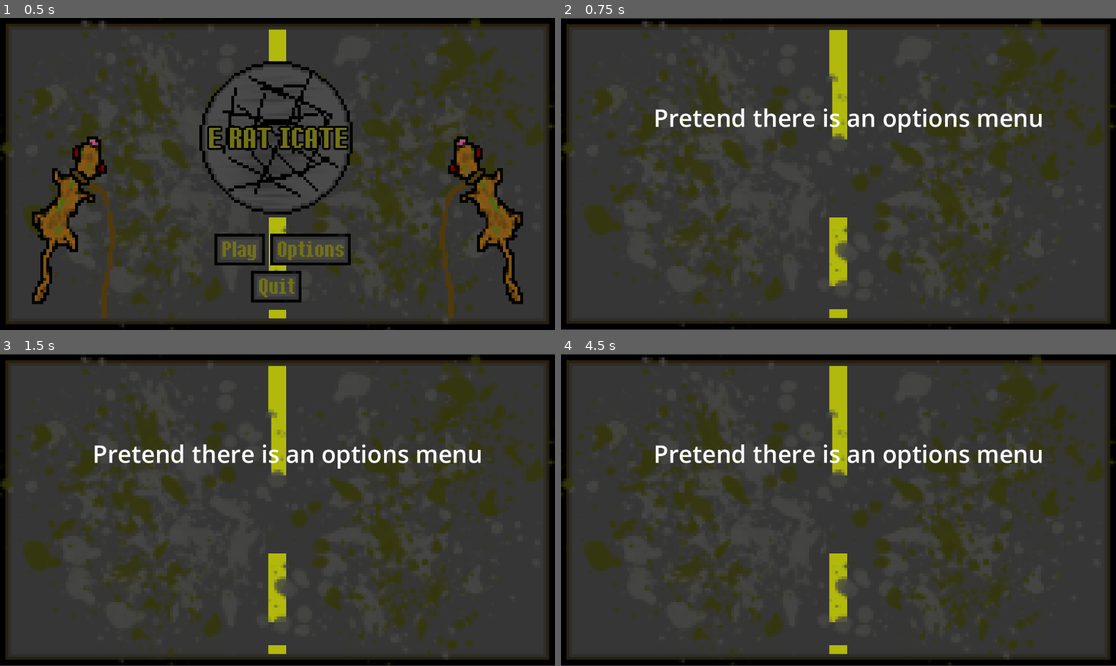
Above: before the commit, frames 1-4 (two rows, left to right).
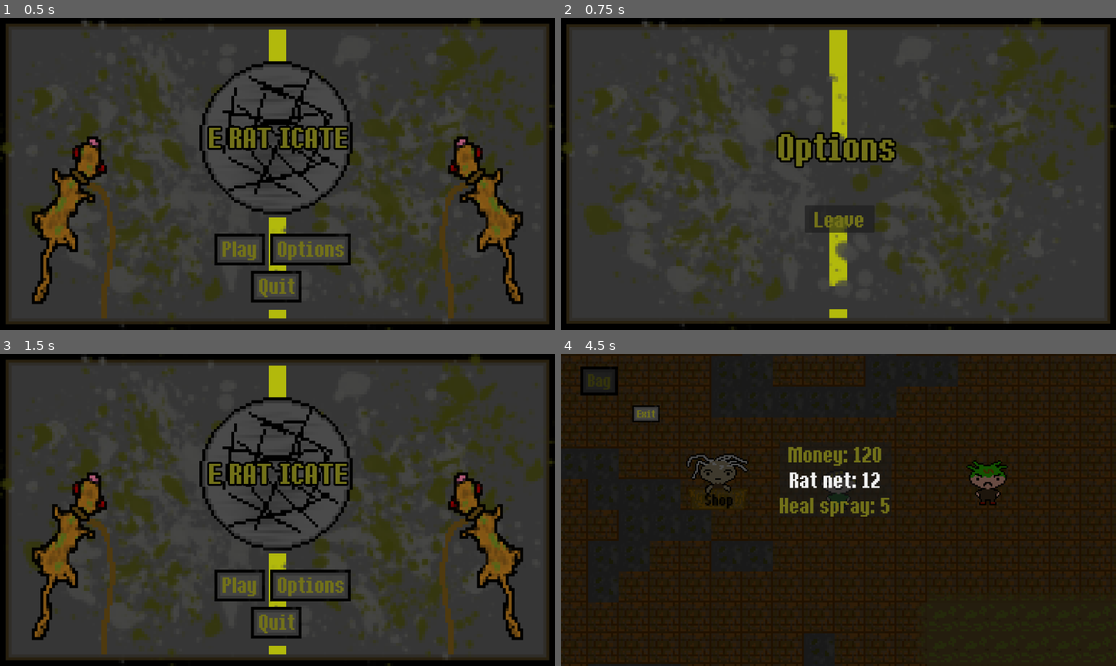
Above: after the commit, the same moments.

Repository: jjoseph-3/digi-game
Game: Godot game, scene res://Scenes/Title.tscn
Same seed, same stepped clock (60 frames per second), same inputs: the game is played once before the commit and once after it. The engine's default icon, where the game draws it, is replaced by a stand-in: a white triangle on a blue panel in a dark square.
Inputs (mouse positions are in pixels of both pictures, inside the frame that each line leads up to):
- Up to frame 1 (0.5 s): no input
- Up to frame 2 (0.75 s): click "Options" at 0.5 s
- Up to frame 3 (1.5 s): click (277, 553) at 1.25 s, where only the run after the commit has a clickable "Leave"
- Up to frame 4 (4.5 s): click (799, 584) at 2 s, where only the run after the commit has a clickable "Play"; click (599, 378) at 2.75 s, where only the run after the commit has a clickable "Bag"; click (832, 453) at 3.5 s, where only the run after the commit has a clickable "Money: 120"; click (832, 478) at 4.25 s, where only the run after the commit has a clickable "Rat net: 12"

Frame 1 is identical in both runs. In frame 2, 4.0% of the frame differs, in the area x 0-100%, y 0-100%; in frame 3, 15%; in frame 4, 94%.

Commit message:
boss added and cheat rat

Diff:
--- a/main-game/Scenes/bag.tscn
+++ b/main-game/Scenes/bag.tscn
@@ -3,8 +3,19 @@
 [ext_resource type="Script" uid="uid://bdprtnk8vdjyg" path="res://Scripts/bag.gd" id="1_5tw1m"]
 [ext_resource type="PackedScene" uid="uid://itivmqx4d6lm" path="res://Scenes/bag_button.tscn" id="2_yeinl"]
 [ext_resource type="FontFile" uid="uid://dibyr15oxrosn" path="res://ithaca-font/Ithaca-LVB75.ttf" id="3_5bm2g"]
+[ext_resource type="Texture2D" uid="uid://ckil7mi13t0rl" path="res://box.png" id="3_57iao"]
 
 [sub_resource type="Theme" id="Theme_yeinl"]
+
+[sub_resource type="StyleBoxEmpty" id="StyleBoxEmpty_722nh"]
+
+[sub_resource type="StyleBoxEmpty" id="StyleBoxEmpty_dtdv7"]
+
+[sub_resource type="StyleBoxEmpty" id="StyleBoxEmpty_3582x"]
+
+[sub_resource type="StyleBoxEmpty" id="StyleBoxEmpty_7e1x1"]
+
+[sub_resource type="StyleBoxEmpty" id="StyleBoxEmpty_ajtqt"]
 
 [node name="CanvasLayer" type="CanvasLayer" unique_id=1798331572]
 
@@ -27,6 +38,20 @@
 offset_bottom = 648.0
 color = Color(0, 0, 0, 0.5411765)
 
+[node name="NinePatchRect" type="NinePatchRect" parent="Control" unique_id=197515143]
+layout_mode = 0
+offset_left = 148.0
+offset_top = 107.0
+offset_right = 262.0
+offset_bottom = 177.0
+scale = Vector2(0.5, 0.5)
+texture = ExtResource("3_57iao")
+region_rect = Rect2(24, 60, 156, 36)
+patch_margin_left = 12
+patch_margin_top = 12
+patch_margin_right = 12
+patch_margin_bottom = 12
+
 [node name="PanelContainer" type="PanelContainer" parent="Control" unique_id=1284565475]
 layout_mode = 0
 offset_left = 454.0
@@ -46,6 +71,11 @@
 theme_override_colors/font_color = Color(0.44705883, 0.44313726, 0.09803922, 1)
 theme_override_fonts/font = ExtResource("3_5bm2g")
 theme_override_font_sizes/font_size = 28
+theme_override_styles/normal = SubResource("StyleBoxEmpty_722nh")
+theme_override_styles/pressed = SubResource("StyleBoxEmpty_dtdv7")
+theme_override_styles/hover = SubResource("StyleBoxEmpty_3582x")
+theme_override_styles/disabled = SubResource("StyleBoxEmpty_7e1x1")
+theme_override_styles/focus = SubResource("StyleBoxEmpty_ajtqt")
 text = "Exit"
 
 [connection signal="pressed" from="Control/Button" to="Control" method="bag_closed"]
--- a/main-game/Scenes/bag_button.tscn
+++ b/main-game/Scenes/bag_button.tscn
@@ -3,12 +3,28 @@
 [ext_resource type="FontFile" uid="uid://dibyr15oxrosn" path="res://ithaca-font/Ithaca-LVB75.ttf" id="1_fxe6q"]
 [ext_resource type="Script" uid="uid://c78flyciug1wl" path="res://Scripts/button.gd" id="2_smycg"]
 
+[sub_resource type="StyleBoxTexture" id="StyleBoxTexture_fxe6q"]
+
+[sub_resource type="StyleBoxEmpty" id="StyleBoxEmpty_d7aei"]
+
+[sub_resource type="StyleBoxEmpty" id="StyleBoxEmpty_v4ftb"]
+
+[sub_resource type="StyleBoxEmpty" id="StyleBoxEmpty_aifrr"]
+
+[sub_resource type="StyleBoxEmpty" id="StyleBoxEmpty_ng7ss"]
+
 [node name="Button" type="Button" unique_id=482543754]
-offset_right = 110.0
-offset_bottom = 57.0
+z_index = 2
+offset_right = 102.0
+offset_bottom = 49.0
 theme_override_colors/font_color = Color(0.44705883, 0.44313726, 0.09803922, 1)
 theme_override_fonts/font = ExtResource("1_fxe6q")
 theme_override_font_sizes/font_size = 56
+theme_override_styles/normal = SubResource("StyleBoxTexture_fxe6q")
+theme_override_styles/pressed = SubResource("StyleBoxEmpty_d7aei")
+theme_override_styles/hover = SubResource("StyleBoxEmpty_v4ftb")
+theme_override_styles/disabled = SubResource("StyleBoxEmpty_aifrr")
+theme_override_styles/focus = SubResource("StyleBoxEmpty_ng7ss")
 text = "Filler"
 script = ExtResource("2_smycg")
 
--- a/main-game/Scenes/boss_rat.tscn
+++ b/main-game/Scenes/boss_rat.tscn
@@ -55,5 +55,5 @@
 scale = Vector2(1.08, 1)
 sprite_frames = SubResource("SpriteFrames_i3v3j")
 autoplay = "default"
-frame_progress = 0.6646083
+frame_progress = 0.848569
 script = ExtResource("5_wuwme")
--- a/main-game/Scenes/game_over.tscn
+++ b/main-game/Scenes/game_over.tscn
@@ -3,6 +3,7 @@
 [ext_resource type="Script" uid="uid://c8ig5l2autll0" path="res://Scripts/game_over.gd" id="1_ojehl"]
 [ext_resource type="FontFile" uid="uid://dibyr15oxrosn" path="res://ithaca-font/Ithaca-LVB75.ttf" id="2_8fo1c"]
 [ext_resource type="Texture2D" uid="uid://ba5pnrhp35ilw" path="res://game_background.png" id="2_ek8ke"]
+[ext_resource type="Texture2D" uid="uid://ckil7mi13t0rl" path="res://box.png" id="3_eoghk"]
 
 [sub_resource type="LabelSettings" id="LabelSettings_ek8ke"]
 font = ExtResource("2_8fo1c")
@@ -10,6 +11,26 @@
 font_color = Color(0.54681724, 0, 0.060349457, 1)
 outline_size = 15
 outline_color = Color(0, 0, 0, 1)
+
+[sub_resource type="StyleBoxEmpty" id="StyleBoxEmpty_14u15"]
+
+[sub_resource type="StyleBoxEmpty" id="StyleBoxEmpty_j3ryr"]
+
+[sub_resource type="StyleBoxEmpty" id="StyleBoxEmpty_rjluv"]
+
+[sub_resource type="StyleBoxEmpty" id="StyleBoxEmpty_gjtdd"]
+
+[sub_resource type="StyleBoxEmpty" id="StyleBoxEmpty_uylih"]
+
+[sub_resource type="StyleBoxEmpty" id="StyleBoxEmpty_3817r"]
+
+[sub_resource type="StyleBoxEmpty" id="StyleBoxEmpty_mitgx"]
+
+[sub_resource type="StyleBoxEmpty" id="StyleBoxEmpty_gs2es"]
+
+[sub_resource type="StyleBoxEmpty" id="StyleBoxEmpty_asocn"]
+
+[sub_resource type="StyleBoxEmpty" id="StyleBoxEmpty_61f6c"]
 
 [node name="Control" type="Control" unique_id=1666646319]
 layout_mode = 3
@@ -25,12 +46,40 @@
 scale = Vector2(6.005208, 5.9814816)
 texture = ExtResource("2_ek8ke")
 
+[node name="NinePatchRect" type="NinePatchRect" parent="." unique_id=1345367577]
+layout_mode = 0
+offset_left = 448.0
+offset_top = 402.0
+offset_right = 680.0
+offset_bottom = 510.0
+scale = Vector2(0.5, 0.5)
+texture = ExtResource("3_eoghk")
+region_rect = Rect2(24, 60, 156, 36)
+patch_margin_left = 12
+patch_margin_top = 12
+patch_margin_right = 12
+patch_margin_bottom = 12
+
+[node name="NinePatchRect2" type="NinePatchRect" parent="." unique_id=465644855]
+layout_mode = 0
+offset_left = 594.0
+offset_top = 402.0
+offset_right = 778.0
+offset_bottom = 510.0
+scale = Vector2(0.5, 0.5)
+texture = ExtResource("3_eoghk")
+region_rect = Rect2(24, 60, 156, 36)
+patch_margin_left = 12
+patch_margin_top = 12
+patch_margin_right = 12
+patch_margin_bottom = 12
+
 [node name="Label" type="Label" parent="." unique_id=2054724244]
 layout_mode = 0
 offset_left = -2.0
-offset_top = 258.0
+offset_top = 197.0
 offset_right = 1152.0
-offset_bottom = 423.0
+offset_bottom = 362.0
 theme_override_colors/font_color = Color(0.38431373, 0.4392157, 0.101960786, 1)
 theme_override_colors/font_outline_color = Color(1, 1, 1, 1)
 theme_override_fonts/font = ExtResource("2_8fo1c")
@@ -48,6 +97,11 @@
 theme_override_colors/font_color = Color(0.44705883, 0.44313726, 0.09803922, 1)
 theme_override_fonts/font = ExtResource("2_8fo1c")
 theme_override_font_sizes/font_size = 56
+theme_override_styles/normal = SubResource("StyleBoxEmpty_14u15")
+theme_override_styles/pressed = SubResource("StyleBoxEmpty_j3ryr")
+theme_override_styles/hover = SubResource("StyleBoxEmpty_rjluv")
+theme_override_styles/disabled = SubResource("StyleBoxEmpty_gjtdd")
+theme_override_styles/focus = SubResource("StyleBoxEmpty_uylih")
 text = "Retry"
 
 [node name="Button2" type="Button" parent="." unique_id=1722456638]
@@ -59,6 +113,11 @@
 theme_override_colors/font_color = Color(0.44705883, 0.44313726, 0.09803922, 1)
 theme_override_fonts/font = ExtResource("2_8fo1c")
 theme_override_font_sizes/font_size = 56
+theme_override_styles/normal = SubResource("StyleBoxEmpty_3817r")
+theme_override_styles/pressed = SubResource("StyleBoxEmpty_mitgx")
+theme_override_styles/hover = SubResource("StyleBoxEmpty_gs2es")
+theme_override_styles/disabled = SubResource("StyleBoxEmpty_asocn")
+theme_override_styles/focus = SubResource("StyleBoxEmpty_61f6c")
 text = "Quit"
 
 [connection signal="pressed" from="Button" to="." method="retry_pressed"]
--- a/main-game/Scenes/options.tscn
+++ b/main-game/Scenes/options.tscn
@@ -1,6 +1,15 @@
 [gd_scene format=3 uid="uid://b2lx41we68ujc"]
 
 [ext_resource type="Texture2D" uid="uid://ba5pnrhp35ilw" path="res://game_background.png" id="1_prnvy"]
+[ext_resource type="Script" uid="uid://ds2ak0gdqbafl" path="res://Scripts/options.gd" id="1_qyyw6"]
+[ext_resource type="FontFile" uid="uid://dibyr15oxrosn" path="res://ithaca-font/Ithaca-LVB75.ttf" id="3_ww8vx"]
+
+[sub_resource type="LabelSettings" id="LabelSettings_k0w1u"]
+font = ExtResource("3_ww8vx")
+font_size = 99
+font_color = Color(0.44705883, 0.44313726, 0.09803922, 1)
+outline_size = 15
+outline_color = Color(0, 0, 0, 1)
 
 [node name="Control" type="Control" unique_id=1270880793]
 layout_mode = 3
@@ -11,6 +20,7 @@
 offset_bottom = -1.0
 grow_horizontal = 2
 grow_vertical = 2
+script = ExtResource("1_qyyw6")
 
 [node name="GameBackground" type="Sprite2D" parent="." unique_id=945381217]
 position = Vector2(575.5, 324.99997)
@@ -19,9 +29,27 @@
 
 [node name="Label" type="Label" parent="." unique_id=69562105]
 layout_mode = 0
-offset_left = 192.0
-offset_top = 173.0
-offset_right = 1002.0
-offset_bottom = 242.0
-theme_override_font_sizes/font_size = 50
-text = "Pretend there is an options menu"
+offset_left = -2.0
+offset_top = 222.0
+offset_right = 1152.0
+offset_bottom = 387.0
+theme_override_colors/font_color = Color(0.38431373, 0.4392157, 0.101960786, 1)
+theme_override_colors/font_outline_color = Color(1, 1, 1, 1)
+theme_override_fonts/font = ExtResource("3_ww8vx")
+theme_override_font_sizes/font_size = 86
+text = "Options"
+label_settings = SubResource("LabelSettings_k0w1u")
+horizontal_alignment = 1
+
+[node name="Button" type="Button" parent="." unique_id=131424299]
+layout_mode = 0
+offset_left = 506.0
+offset_top = 390.0
+offset_right = 651.0
+offset_bottom = 447.0
+theme_override_colors/font_color = Color(0.44705883, 0.44313726, 0.09803922, 1)
+theme_override_fonts/font = ExtResource("3_ww8vx")
+theme_override_font_sizes/font_size = 56
+text = "Leave"
+
+[connection signal="pressed" from="Button" to="." method="options_left"]
--- /dev/null
+++ b/main-game/Scenes/win_screen.tscn
@@ -0,0 +1,14 @@
+[gd_scene format=3 uid="uid://dtxtvxfa1vr0y"]
+
+[ext_resource type="Texture2D" uid="uid://ba5pnrhp35ilw" path="res://game_background.png" id="1_l5sol"]
+
+[node name="Control" type="Control" unique_id=689070806]
+layout_mode = 3
+anchors_preset = 0
+offset_right = 40.0
+offset_bottom = 40.0
+
+[node name="GameBackground" type="Sprite2D" parent="." unique_id=464836222]
+position = Vector2(575.5, 324.99997)
+scale = Vector2(6.005208, 5.9814816)
+texture = ExtResource("1_l5sol")
--- a/main-game/Scripts/boss.gd
+++ b/main-game/Scripts/boss.gd
@@ -69,5 +69,30 @@
 	if body is Player:
 		Global.boss_active = true
 		print("boss active")
+		var rat_data = boss_stats[FIRST_KEY]
+		var base_stats = FINAL_BOSS_STATS[FIRST_KEY]
+
+		# Calculations of stats
+		Global.wild_rat_level = RAT_LEVEL
+
+		Global.wild_rat_hp = float(floor(LEVEL_SCALING * (base_stats[STATS_BASE_HP])
+		* RAT_LEVEL)) + RAT_LEVEL + BASE_HP
+		Global.wild_rat_max_hp = Global.wild_rat_hp
+
+		Global.wild_rat_attack = float(floor(LEVEL_SCALING * base_stats[STATS_BASE_ATTACK]
+		* RAT_LEVEL)) + BASE_STAT
+
+		Global.wild_rat_defence = float(floor(LEVEL_SCALING * base_stats[STATS_BASE_DEFENCE]
+		* RAT_LEVEL)) + BASE_STAT
+
+		Global.wild_rat_speed = float(floor(LEVEL_SCALING * base_stats[STATS_BASE_SPEED]
+		* RAT_LEVEL)) + BASE_STAT
+
+		Global.wild_rat_catch_rate = base_stats[STATS_CATCH_RATE]
+		print("catch chance: ", Global.wild_rat_catch_rate)
+
+		Global.base_yield = base_stats[STATS_BASE_YEILD]
+
+		Global.enemy_type = FIRST_KEY
 		get_tree().call_deferred("change_scene_to_file", "res://Scenes/rat_screen.tscn")
 		queue_free()
--- a/main-game/Scripts/boss_rat.gd
+++ b/main-game/Scripts/boss_rat.gd
@@ -1,5 +1,6 @@
 extends AnimatedSprite2D
 
+const LOOK_AT_ROTATION: int = 90
 
 func _ready() -> void:
 	pass # Replace with function body.
@@ -8,3 +9,4 @@
 func _process(delta: float) -> void:
 	if get_parent().name == "Combat":
 		look_at(get_tree().current_scene.player_spawn.global_position)
+		rotation += deg_to_rad(LOOK_AT_ROTATION)
--- a/main-game/Scripts/button.gd
+++ b/main-game/Scripts/button.gd
@@ -31,7 +31,7 @@
 			get_tree().call_deferred("change_scene_to_file", "res://combat_ui/bag.tscn")
 
 	elif item == HEAL_SPRAY_NAME:
-		if Global.bag.has(item) and Global.player_moved == false:
+		if Global.bag.has(item) and Global.player_moved == false and Global.in_combat == true:
 			Global.bag[item] -= 1
 			get_tree().get_first_node_in_group("bag").bag = Global.bag
 			print(Global.bag)
--- a/main-game/Scripts/combat_ui.gd
+++ b/main-game/Scripts/combat_ui.gd
@@ -1,6 +1,6 @@
 extends Control
 
-const JOHOVIAN_NAME: Array = ["Johovian", "Wild Johovian"]
+const JOHOVIAN_NAME: Array = ["Johovian", "Wild Johovian", "Cheats"]
 const KARTARIAN_NAME: Array = ["Kartarian", "Wild Kartarian"]
 const WILD_NAME_MODIFYER: String = "Wild "
 const NEW_RAT_LEVEL: String = "level"
@@ -63,10 +63,15 @@
 
 @onready var player_sprite: AnimatedSprite2D
 @onready var enemy: CharacterBody2D
-@onready var boss: CharacterBody2D
+@onready var boss: AnimatedSprite2D
 
 
 func _ready() -> void:
+	Global.in_combat = true
+
+	# Resets player position
+	Player_auto.reset_position()
+
 	current_rat_hp.max_value = Player_auto.party[Global.lead_rat]["max_hp"]
 	current_rat_hp.value = Player_auto.party[Global.lead_rat]["current_hp"]
 	enemy_rat_hp.max_value = Global.wild_rat_hp
@@ -103,7 +108,8 @@
 		# Sets the name of the new rat (if caught)
 
 	elif Global.boss_active == true:
-		boss = enemy_scene.instantiate()
+		boss = boss_scene.instantiate()
+		Global.enemy_sprite = boss
 		boss.scale = Vector2(BOSS_SCALE, BOSS_SCALE)
 		boss.global_position = enemy_spawn.global_position
 		add_child(boss)
@@ -118,13 +124,18 @@
 	Global.player_not_controllable.emit()
 
 	if enemy_moved or Global.player_moved == true:
-		if enemy_rat_hp.value <= 0 and enemy_alive == true:
+		if enemy_rat_hp.value <= 0 and enemy_alive == true and current_rat_hp.value > 0:
 			enemy_alive = false
 			enemy_dead()
 
 		elif current_rat_hp.value <= 0 and player_alive == true:
 			player_alive = false
 			player_dead()
+
+		elif enemy_rat_hp.value <= 0 and player_alive == true and Global.boss_active == true:
+			enemy_alive = false
+			Global.boss_active == false
+			game_won()
 
 
 	if enemy_moved and Global.player_moved == true:
@@ -148,9 +159,9 @@
 			Global.wild_rat_speed = Global.wild_rat_speed / SPEED_MULTI
 			print("enemy did: ", enemy_damage, "damage")
 			Global.enemy_sprite.animation = QUICK_ATTACK_ANIMATION
+			enemy_moved = true
 			await get_tree().create_timer(TURN_DELAY).timeout
 			Global.enemy_sprite.animation = DEFAULT_ANIMATION
-			enemy_moved = true
 			# If player hp is less than 1/4 of max enemy does a quick attack
 
 		elif Global.wild_rat_hp <= enemy_rat_hp.max_value * LOW_HP_THRESHOLD:
@@ -162,9 +173,9 @@
 			Global.wild_rat_speed = Global.wild_rat_speed / SPEED_MULTI
 			print("enemy did: ", enemy_damage, "damage")
 			Global.enemy_sprite.animation = QUICK_ATTACK_ANIMATION
+			enemy_moved = true
 			await get_tree().create_timer(TURN_DELAY).timeout
 			Global.enemy_sprite.animation = DEFAULT_ANIMATION
-			enemy_moved = true
 			# If own hp is less than 1/4 of max enemy does a quick attack
 
 		else:
@@ -176,9 +187,9 @@
 				Global.rat_hp = current_rat_hp.value
 				print("enemy did: ", enemy_damage, "damage")
 				Global.enemy_sprite.animation = BASIC_ATTACK_ANIMATION
+				enemy_moved = true
 				await get_tree().create_timer(TURN_DELAY).timeout
 				Global.enemy_sprite.animation = DEFAULT_ANIMATION
-				enemy_moved = true
 
 			if enemy_attack == OPTION_TWO:
 				if randf() < HIT_CHANCE:
@@ -189,9 +200,9 @@
 					Global.rat_hp = current_rat_hp.value
 					print("enemy did: ", enemy_damage, "damage")
 					Global.enemy_sprite.animation = POWER_ATTACK_ANIMATION
+					enemy_moved = true
 					await get_tree().create_timer(TURN_DELAY).timeout
 					Global.enemy_sprite.animation = DEFAULT_ANIMATION
-					enemy_moved = true
 				else:
 					print("enemy missed")
 					enemy_moved = true
@@ -201,6 +212,8 @@
 	if Global.player_moved == false:
 		if Global.wild_rat_speed > Global.rat_speed:
 			enemy_turn()
+			await get_tree().create_timer(TURN_DELAY).timeout
+			# Ensures player can't move when enemy is faster
 			damage = int(floor((DAMAGE_SCALING * Global.rat_level) + DAMAGE_FLOOR
 			* BASIC_ATTACK_POWER * (Global.rat_attack /  max(Global.wild_rat_defence, 1))))
 			enemy_rat_hp.value = enemy_rat_hp.value - damage
@@ -228,6 +241,8 @@
 	if Global.player_moved == false:
 		if Global.wild_rat_speed > Global.rat_speed:
 			enemy_turn()
+			await get_tree().create_timer(TURN_DELAY).timeout
+			# Ensures player can't move when enemy is faster
 			if randf() < HIT_CHANCE:
 				damage = int(floor((DAMAGE_SCALING * Global.rat_level) + DAMAGE_FLOOR
 				* POWER_ATTACK_POWER * (Global.rat_attack / max(Global.wild_rat_defence, 1))))
@@ -270,6 +285,8 @@
 		Global.rat_speed = Global.rat_speed * SPEED_MULTI
 		if Global.wild_rat_speed > Global.rat_speed:
 			enemy_turn()
+			await get_tree().create_timer(TURN_DELAY).timeout
+			# Ensures player can't move when enemy is faster
 			damage = int(floor((DAMAGE_SCALING * Global.rat_level) + DAMAGE_FLOOR
 			* QUICK_ATTACK_POWER * (Global.rat_attack / max(Global.wild_rat_defence, 1))))
 			enemy_rat_hp.value = enemy_rat_hp.value - damage
@@ -382,12 +399,18 @@
 
 func player_dead() -> void:
 	print("your rat is done")
+	Global.boss_active == false
 	await get_tree().create_timer(TURN_DELAY).timeout
-	Player_auto.reset_position()
 	get_tree().call_deferred("change_scene_to_file", "res://Scenes/game_over.tscn")
-
 
 
 func pause_menu() -> void:
 	var new_scene = load("res://Scenes/pause_menu.tscn").instantiate()
 	add_child(new_scene)
+
+
+func game_won() -> void:
+	print("you beat the evel man and stopped the unehtical treatment of sewer rats in NYC")
+	Global.boss_active == false
+	await get_tree().create_timer(TURN_DELAY).timeout
+	get_tree().call_deferred("change_scene_to_file", "res://Scenes/game_over.tscn")
--- a/main-game/Scripts/global.gd
+++ b/main-game/Scripts/global.gd
@@ -33,6 +33,14 @@
 		"catch_rate" : 0.7,
 		"base_yeild" : 60
 	},
+	"Cheats" : {
+		"base_hp" : 100,
+		"base_attack" : 100,
+		"base_defence" : 100,
+		"base_speed" : 100,
+		"catch_rate" : 0.7,
+		"base_yeild" : 100
+	}
 }
 
 signal player_controllable
@@ -69,6 +77,7 @@
 var player_moved: bool = false
 var relative_positon: Node2D
 var boss_active: bool = false
+var in_combat: bool = false
 
 @onready var enemy_sprite: AnimatedSprite2D
 
--- a/main-game/Scripts/level.gd
+++ b/main-game/Scripts/level.gd
@@ -21,10 +21,6 @@
 	Global.relative_positon = relative_positon
 	Player_auto.remote_distance_matcher.remote_path = \
 	Player_auto.remote_distance_matcher.get_path_to(relative_positon)
-
-	var wild_rat = wild_rat_scene.instantiate()
-	wild_rat.global_position = OUT_OF_BOUNDS
-	add_child(wild_rat)
 
 
 func _process(delta: float) -> void:
--- /dev/null
+++ b/main-game/Scripts/options.gd
@@ -0,0 +1,13 @@
+extends Control
+
+
+func _ready() -> void:
+	pass
+
+
+func _process(delta: float) -> void:
+	pass
+
+
+func options_left() -> void:
+	queue_free()
--- a/main-game/Scripts/pause_menu.gd
+++ b/main-game/Scripts/pause_menu.gd
@@ -14,7 +14,8 @@
 
 
 func options_pressed() -> void:
-	pass
+	var new_scene = load("res://Scenes/options.tscn.tscn").instantiate()
+	add_child(new_scene)
 
 
 func quit_pressed() -> void:
--- a/main-game/Scripts/player.gd
+++ b/main-game/Scripts/player.gd
@@ -19,6 +19,13 @@
 		"max_hp": 0,
 		"exp" : 0
 	},
+	"Cheats" :
+		{
+			"level" : 200,
+			"current_hp" : 0,
+			"max_hp": 0,
+			"exp" : 0
+		}
 }
 const PARTY_LEVEL: String = "level"
 const PARTY_MAX_HP: String = "max_hp"
--- a/main-game/Scripts/title.gd
+++ b/main-game/Scripts/title.gd
@@ -15,7 +15,8 @@
 
 
 func options_opened() -> void:
-	get_tree().call_deferred("change_scene_to_file", "res://Scenes/options.tscn")
+	var new_scene = load("res://Scenes/options.tscn").instantiate()
+	add_child(new_scene)
 
 
 func quit_pressed() -> void:
--- a/main-game/Scripts/wild_rat.gd
+++ b/main-game/Scripts/wild_rat.gd
@@ -15,8 +15,6 @@
 const STATS_BASE_YEILD: String = "base_yeild"
 const JOHOVIAN_NAME: String = "Johovian"
 const KARTARIAN_NAME: String = "Kartarian"
-const BOSS_NAME: String = "The one"
-const OUT_OF_BOUNDS: Vector2 = Vector2(1000, 1000)
 
 var species = {
 		"Johovian" :
@@ -33,45 +31,43 @@
 
 @export var johovian_sprite_scene: PackedScene
 @export var kartarian_sprite_scene: PackedScene
-@export var boss_scene: PackedScene
 
 
 func _ready() -> void:
 	if not get_parent().name == "Combat":
-		if global_position != OUT_OF_BOUNDS:
-			var keys = species.keys()
-			var random_key = keys[randi_range(0, keys.size() - 1)]
-			Global.enemy_type = random_key
-			var base_stats = Global.RAT_STATS[random_key]
-			var rat_data = species[random_key]
+		var keys = species.keys()
+		var random_key = keys[randi_range(0, keys.size() - 1)]
+		Global.enemy_type = random_key
+		var base_stats = Global.RAT_STATS[random_key]
+		var rat_data = species[random_key]
 
-			# Sets level based on player level
-			rat_data[SPECIES_LEVEL] = randi_range(max(1, Global.rat_level - MIN_LEVEL)
-			, Global.rat_level)
+		# Sets level based on player level
+		rat_data[SPECIES_LEVEL] = randi_range(max(1, Global.rat_level - MIN_LEVEL)
+		, Global.rat_level)
 
-			# Calculations of stats
-			Global.wild_rat_level = rat_data[SPECIES_LEVEL]
-			var rat_level = rat_data[SPECIES_LEVEL]
+		# Calculations of stats
+		Global.wild_rat_level = rat_data[SPECIES_LEVEL]
+		var rat_level = rat_data[SPECIES_LEVEL]
 
-			Global.wild_rat_hp = float(floor(LEVEL_SCALING * (base_stats[STATS_BASE_HP])
-			* rat_level)) + rat_level + BASE_HP
-			Global.wild_rat_max_hp = Global.wild_rat_hp
+		Global.wild_rat_hp = float(floor(LEVEL_SCALING * (base_stats[STATS_BASE_HP])
+		* rat_level)) + rat_level + BASE_HP
+		Global.wild_rat_max_hp = Global.wild_rat_hp
 
-			Global.wild_rat_attack = float(floor(LEVEL_SCALING * base_stats[STATS_BASE_ATTACK]
-			* rat_level)) + BASE_STAT
+		Global.wild_rat_attack = float(floor(LEVEL_SCALING * base_stats[STATS_BASE_ATTACK]
+		* rat_level)) + BASE_STAT
 
-			Global.wild_rat_defence = float(floor(LEVEL_SCALING * base_stats[STATS_BASE_DEFENCE]
-			* rat_level)) + BASE_STAT
+		Global.wild_rat_defence = float(floor(LEVEL_SCALING * base_stats[STATS_BASE_DEFENCE]
+		* rat_level)) + BASE_STAT
 
-			Global.wild_rat_speed = float(floor(LEVEL_SCALING * base_stats[STATS_BASE_SPEED]
-			* rat_level)) + BASE_STAT
+		Global.wild_rat_speed = float(floor(LEVEL_SCALING * base_stats[STATS_BASE_SPEED]
+		* rat_level)) + BASE_STAT
 
-			Global.wild_rat_catch_rate = base_stats[STATS_CATCH_RATE]
-			print("catch chance: ", Global.wild_rat_catch_rate)
+		Global.wild_rat_catch_rate = base_stats[STATS_CATCH_RATE]
+		print("catch chance: ", Global.wild_rat_catch_rate)
 
-			Global.base_yield = base_stats[STATS_BASE_YEILD]
+		Global.base_yield = base_stats[STATS_BASE_YEILD]
 
-			rat_data[SPECIES_CURRENT_HP] = Global.wild_rat_hp
+		rat_data[SPECIES_CURRENT_HP] = Global.wild_rat_hp
 
 	# Adds sprites depending on what 'species' is being spawned
 	if Global.enemy_type == JOHOVIAN_NAME:
@@ -81,9 +77,6 @@
 	if Global.enemy_type == KARTARIAN_NAME:
 		Global.enemy_sprite = kartarian_sprite_scene.instantiate()
 		add_child(Global.enemy_sprite)
-
-	if Global.enemy_type == BOSS_NAME:
-		Global.enemy_sprite = boss_scene.instantiate()
 
 
 func _process(delta: float) -> void:
Not shown, added: main-game/Scripts/options.gd.uid
